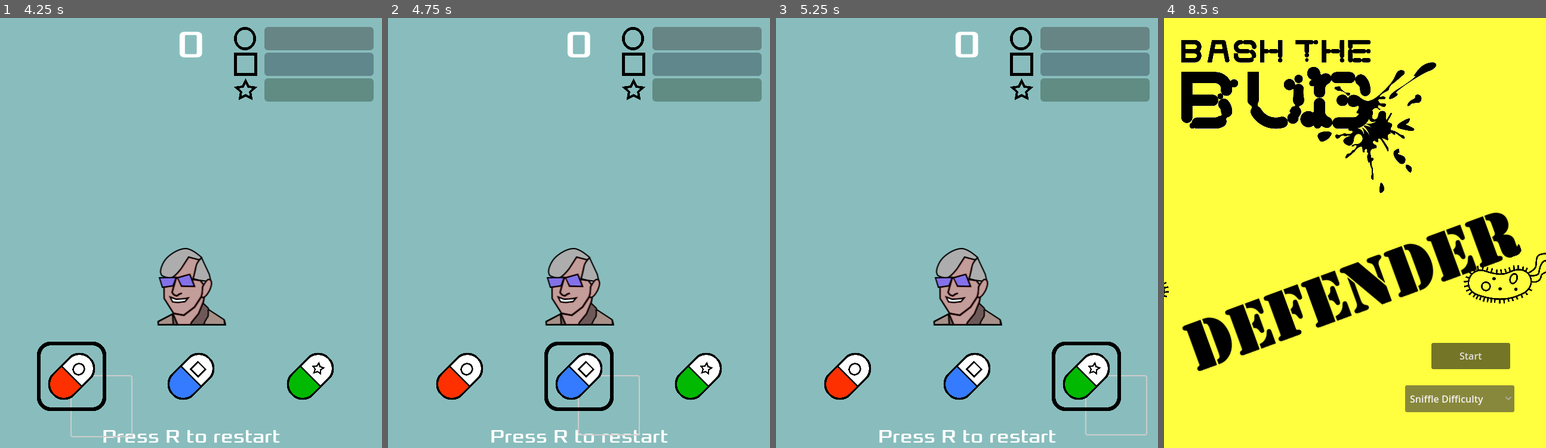
Above: before the commit, frames 1-4 (left to right).
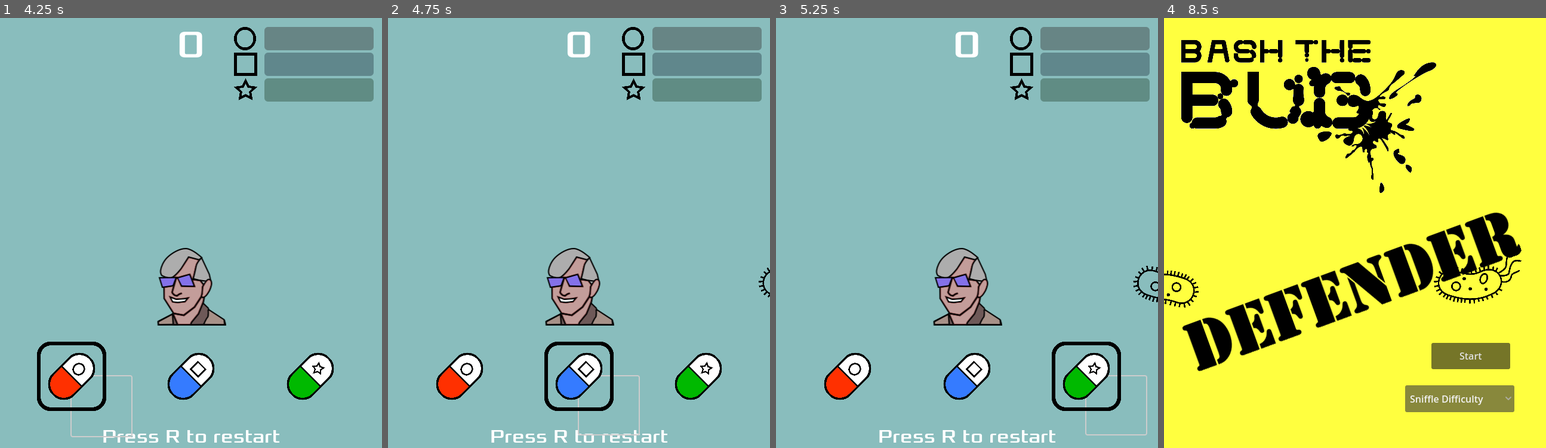
Above: after the commit, the same moments.

Repository: oxfordmmm/bash_the_bug_defender
Game: Godot game, scene res://scenes/splash_screen.tscn
Same seed, same stepped clock (60 frames per second), same inputs: the game is played once before the commit and once after it.
Inputs (mouse positions are in pixels of both pictures, inside the frame that each line leads up to):
- Up to frame 1 (4.25 s): click "Start" at 0.5 s; click (103, 405) at 1.25 s; click (221, 405) at 2 s; click (339, 405) at 2.75 s; click (103, 405) at 3.5 s
- Up to frame 2 (4.75 s): click (609, 405) at 4.25 s
- Up to frame 3 (5.25 s): click (1115, 405) at 5 s
- Up to frame 4 (8.5 s): click (1267, 405) at 5.75 s; click (1385, 405) at 6.5 s; click (1503, 405) at 7.25 s; tap R (restart) at 8 s; tap Keypad 6 (E) at 8.1 s; tap Keypad 8 (N) at 8.3 s

Frame 1 is identical in both runs. In frame 2, less than 0.1% of the frame differs, in the area x 97-100%, y 58-65%; in frame 3, 0.1%; in frame 4, 0.9%, in the area x 0-100%, y 54-68%.

Commit message:
fix: vertical spawn slightly further out

Diff:
--- a/scenes/single_player.tscn
+++ b/scenes/single_player.tscn
@@ -85,7 +85,7 @@
 unique_name_in_owner = true
 script = ExtResource("1_3kom3")
 spawn_centre = NodePath("../PlayerPos")
-spawn_distance = 450.0
+spawn_distance = 500.0
 bug_scene = ExtResource("4_uveui")
 
 [node name="SpawnTimer" type="Timer" parent="BugSpawner"]
--- a/src/spawner.gd
+++ b/src/spawner.gd
@@ -13,10 +13,10 @@
 var DIRECTIONS = [
 	Vector2(0, -1),
 	#Vector2(0, 1),
-	Vector2(1, 0),
-	Vector2(-1, 0),
-	Vector2(1, -1),
-	Vector2(-1, -1),
+	Vector2(0.8, 0), # horizontal distance shorter than vertical (includes HUD area)
+	Vector2(-0.8, 0),
+	Vector2(0.9, -0.9), # diagonal distance slightly shorter than vertical
+	Vector2(-0.9, -0.9),
 	#Vector2(1, 1),
 	#Vector2(-1, 1),
 ]
